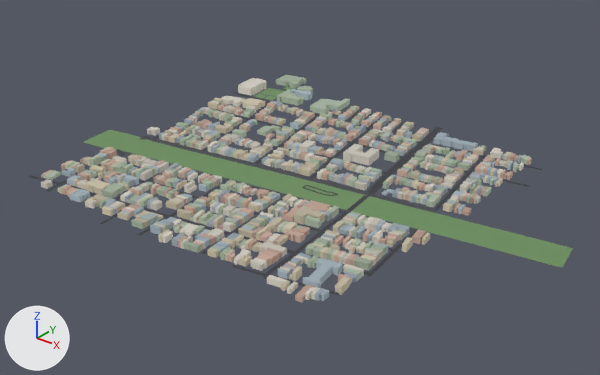
A saved change to the glTF model public/tiles/tile_8_13.glb.
The view is the same before and after, from a 50 mm lens placed at (713.0, -3215.0, 857.0), pointed at (-314.0, -1932.0, 61.0). The axes (+X, +Y, +Z) are drawn at lower left. The lights are the same throughout. The first picture is the older version. Where no turn or scale is listed for an object, it has been applied to the vertices.

Names of what the first picture shows: 'bld_8_13', 'grn_8_13', 'road_8_13'.
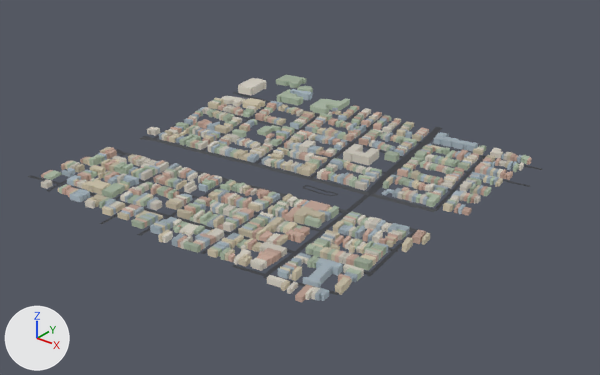
Location of each change, (x1, y1, x2, y2) in pixels of the pictures (600 x 375 px):
'grn_8_13', deleted: before (83, 85, 573, 268)

The change in detail:
Object 'grn_8_13' (ob_grn_8_13) is deleted.
